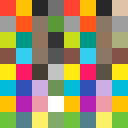
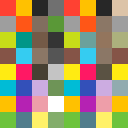
Two versions of the same layered image (128x128). Layer-by-layer changes:
painted on "Слой 4" over <box>112,80,128,96</box>
painted on "Слой 3" over <box>80,32,96,48</box>
painted on "Слой 1" over <box>32,16,48,48</box>
